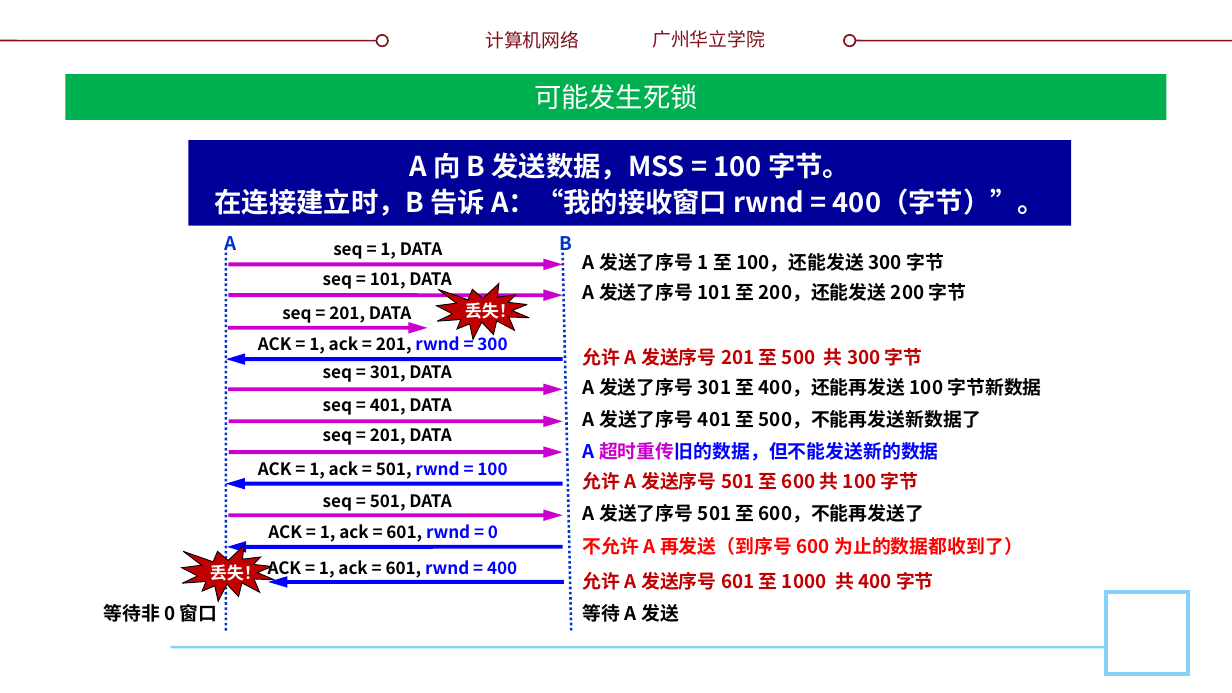
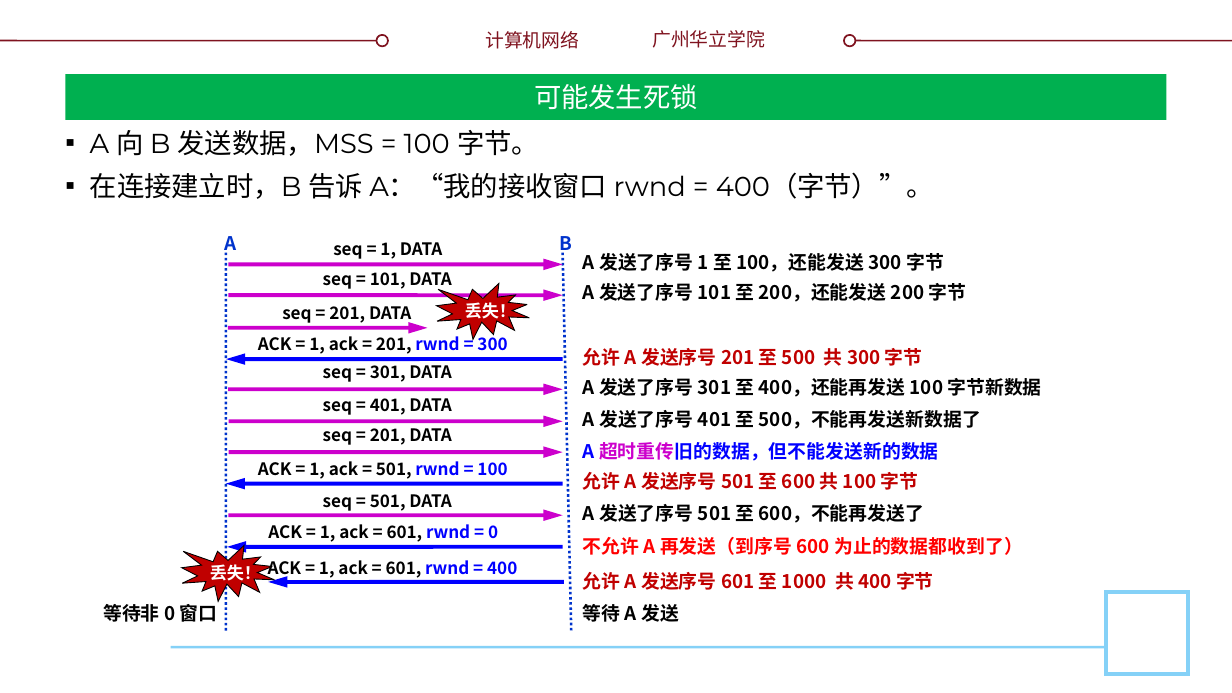
Before and after one commit to glplaman/glplaman.github.io, a slide deck: slide 126 of network/ppt/chap5.pptx (slide 123 before the commit). Drawn at 1232x693 pixels with LibreOffice and Linux fonts; fonts in the diff are those of the drawing; background and template pictures are left out. Boxes give left, top, right and bottom in pixels: in the first picture for what was removed or moved away, otherwise in the second. Text is boxed around its words. In the diff, an @@ line names an element or a change of style, - is before the commit and + after.

```diff
--- a/network/ppt/chap5.pptx
+++ b/network/ppt/chap5.pptx
@@ text "A 向 B 发送数据，MSS = ...": place and size @@
-text "A 向 B 发送数据，MSS = ..." at (188,140,1072,225)
+text "A 向 B 发送数据，MSS = ..." at (90,130,934,199)
@@ text "A 向 B 发送数据，MSS = ..." at (90,130,934,199): font Noto Sans CJK SC to Montserrat, text colour #FFFFFF to #000000, bold off; alignment centre to justified; bullet none to ▪; line spacing 1.1 to 1; more space between paragraphs; fill #000099 to none @@
```
Also in this commit, not shown: 17 other slides changed, 3 slides added, 10 other files.
